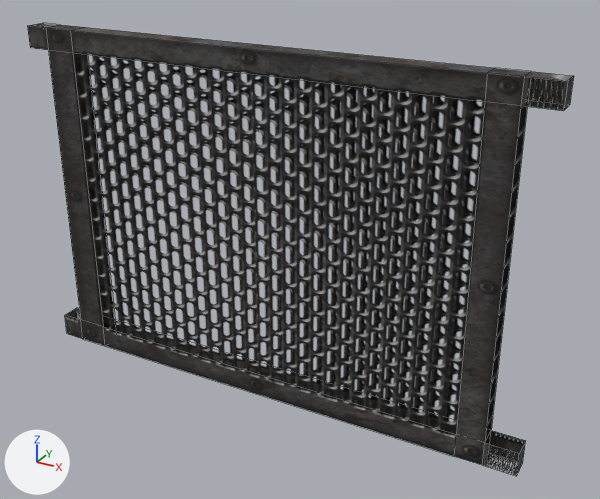
The FBX model Assets/Objects/FBX/fence3.FBX: old version first, new version second.
The view is the same before and after, from a 50 mm lens placed at (2445.0, -2148.0, 329.0), pointed at (2205.0, -1712.0, 111.0). Every picture has the same lights, and +X, +Y and +Z are marked at lower left. Mesh edges are drawn as thin lines. Where no turn or scale is listed for an object, it has been applied to the vertices.

Names of what the first picture shows: 'fance01'.
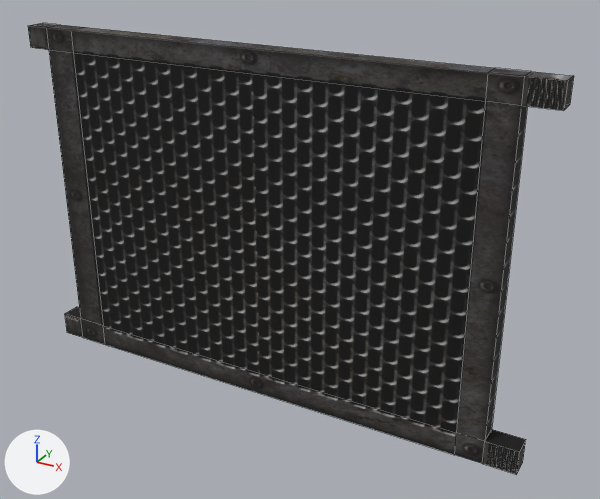
The newer file is also rescaled (x0.00566), turned or shifted as a whole; pictures and numbers use the older file's frame.

What the commit changed:
Material 'Material #128' (mat_material__128) changes its picture from img_alphafence_png to img_alphafence_png.

Changed parts and their boxes (x1, y1, x2, y2) in the pictures (600 x 499 px):
'fance01', surface changed (grey to black)
    both: (28, 23, 570, 476)
